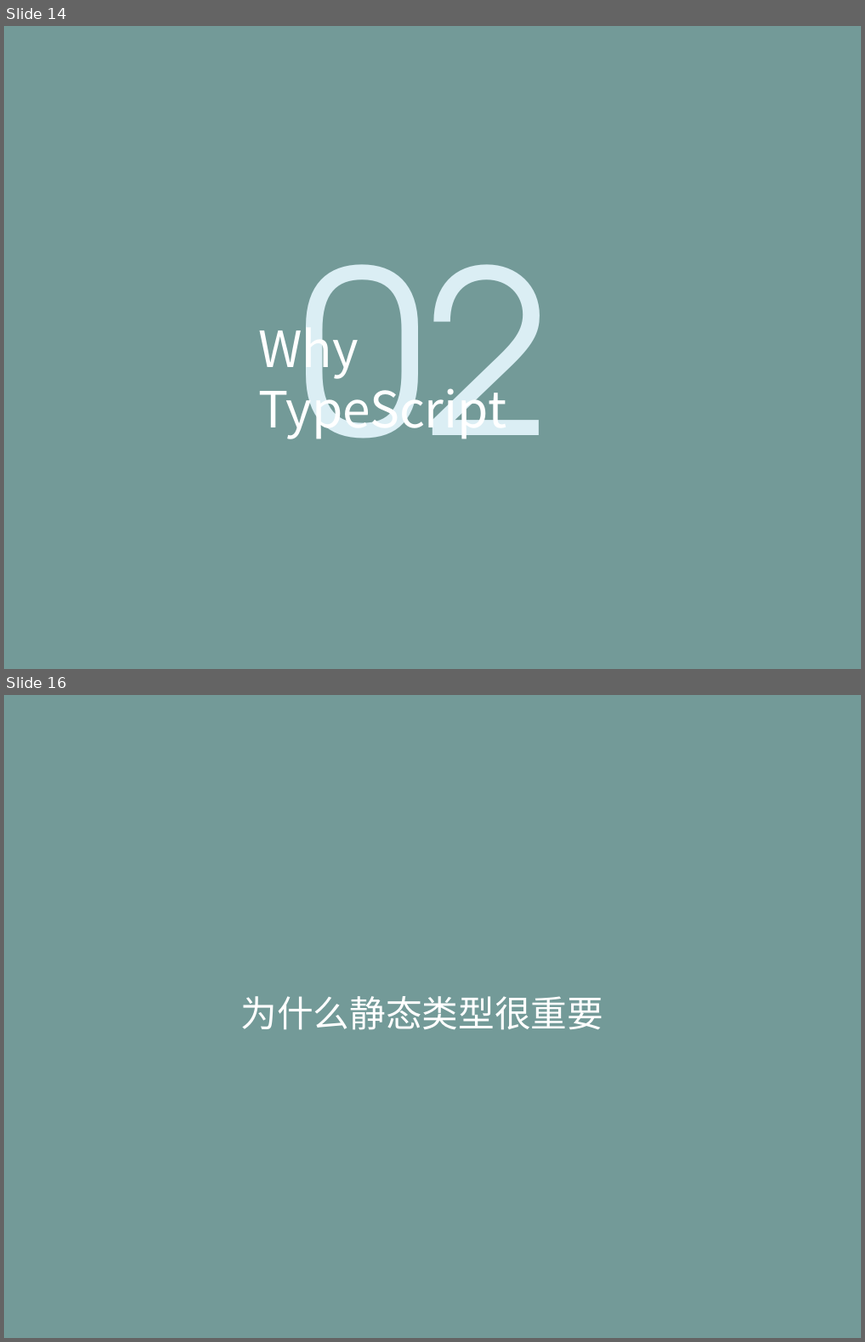
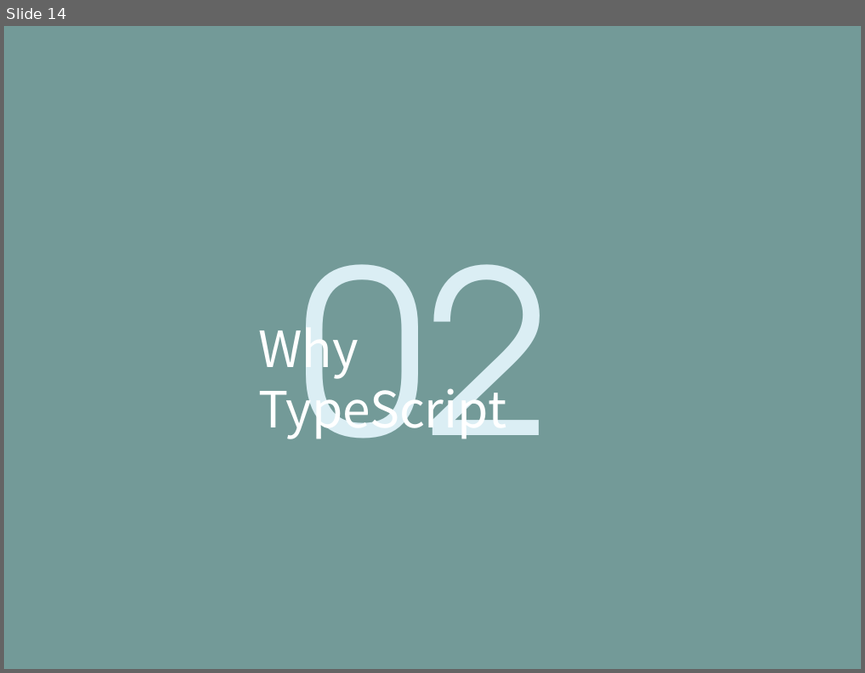
Before and after one commit to life0727/blog, a slide deck: ppt/typescript.pptx. Shown one above the other, each under a label of ours: slides 14 and 16 before the commit, slide 14 after it; the slides between them are not shown. The pictures are 865x1342 and 865x673 pixels, drawn with LibreOffice and Linux fonts; fonts in the diff are those of the drawing. Boxes give left, top, right and bottom in pixels: in the first picture for what was removed or moved away, otherwise in the second. Text is boxed around its words. In the diff, an @@ line names an element or a change of style, - is before the commit and + after.

```diff
--- a/ppt/typescript.pptx
+++ b/ppt/typescript.pptx
@@ slide 16 removed at [4,695,861,1338], background #739A98 @@
@@ text removed at [241,996,604,1030] @@
-为什么静态类型很重要
```
Also in this commit, not shown: 11 slides added, 5 other slides removed, 1 other file.
